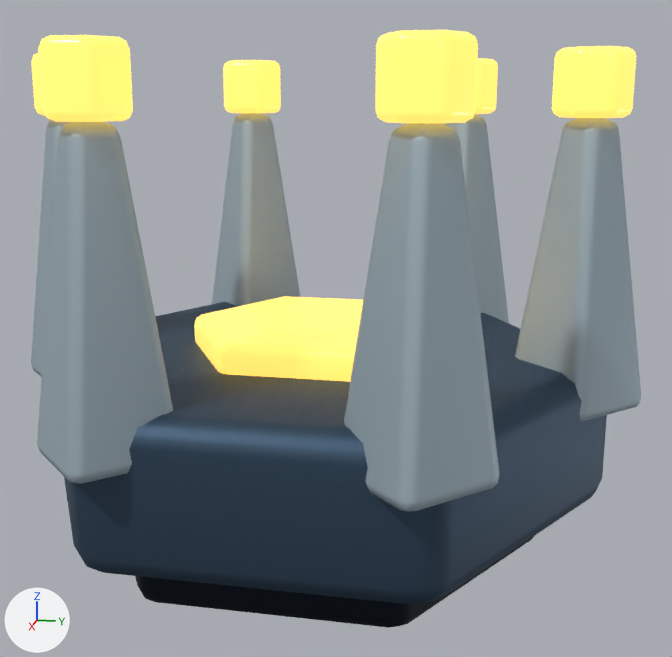
The Blender file art/bastion-3d/models/EnemyModules/enemy_role_elite.blend, before and after one commit.
One viewpoint serves both versions: a camera (50 mm lens) standing at (0.884, 0.196, 0.43) and looking at (0.003, 0.02, 0.21). The axes (+X, +Y, +Z) are drawn at lower left. The lights are the same throughout. The older version comes first.

The first picture shows 'Crown_fin', 'Crown_fin.001', 'Crown_fin.002', 'Crown_fin.003', 'Crown_fin.004', 'Crown_fin.005', 'Mounting_socket', 'Rank_core', 'Rank_crown', 'Rank_light.001', 'Rank_light.002', 'Rank_light.003' and 3 more.
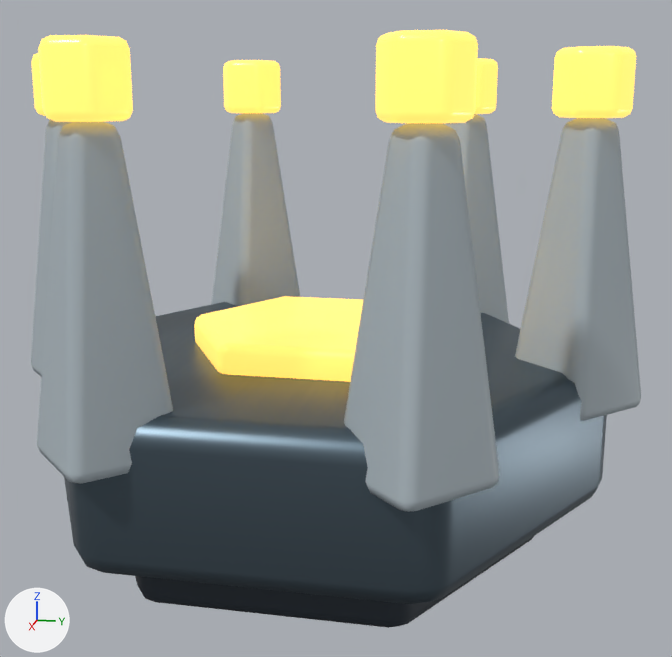
Where the change shows, as pixel boxes (x1, y1, x2, y2) in the pictures (672 x 657 px):
'Rank_crown', surface changed (lighter)
    both: (64, 302, 607, 604)
'Crown_fin.005', surface changed
    both: (212, 116, 298, 306)
'Mounting_socket', surface changed
    both: (136, 536, 534, 628)
'Crown_fin', surface changed
    both: (31, 120, 69, 377)

Patch to the scene script:
```diff
--- a/art/bastion-3d/models/EnemyModules/enemy_role_elite.blend.py
+++ b/art/bastion-3d/models/EnemyModules/enemy_role_elite.blend.py
@@ img_bastion_ceramic_roughness @@
+img_bastion_ceramic_roughness = load_image('Bastion_Ceramic_Roughness', '../../textures/Bastion_Ceramic_Roughness.png', 512, 512, 'Non-Color')
@@ img_bastion_gunmetal_roughness @@
+img_bastion_gunmetal_roughness = load_image('Bastion_Gunmetal_Roughness', '../../textures/Bastion_Gunmetal_Roughness.png', 512, 512, 'Non-Color')
@@ img_bastion_graphite_roughness @@
+img_bastion_graphite_roughness = load_image('Bastion_Graphite_Roughness', '../../textures/Bastion_Graphite_Roughness.png', 512, 512, 'Non-Color')
@@ mat_bastion_graphite @@
 n0 = _N.new('ShaderNodeBsdfPrincipled'); n0.name = 'Principled BSDF'
-n0.inputs[0].default_value = (0.0075, 0.0144, 0.0262, 1.0)  # 'Base Color', dark blue #15202d
-n0.inputs[1].default_value = 0.78  # 'Metallic'
+n0.inputs[0].default_value = (0.0222, 0.0331, 0.0467, 1.0)  # 'Base Color', dark blue #29333d
+n0.inputs[1].default_value = 0.16  # 'Metallic'
 n1 = _N.new('ShaderNodeOutputMaterial'); n1.name = 'Material Output'
-n2 = _N.new('ShaderNodeTexImage'); n2.name = 'Alloy_Roughness'
-n2.image = img_alloy_roughness
+n3 = _N.new('ShaderNodeTexImage'); n3.name = 'Bastion_Graphite_Roughness'
+n3.image = img_bastion_graphite_roughness
 _L.new(n0.outputs[0], n1.inputs[0])  # 'BSDF' to 'Surface'
-_L.new(n2.outputs[0], n0.inputs[2])  # 'Color' to 'Roughness'
+_L.new(n3.outputs[0], n0.inputs[2])  # 'Color' to 'Roughness'
@@ mat_bastion_gunmetal @@
 n0 = _N.new('ShaderNodeBsdfPrincipled'); n0.name = 'Principled BSDF'
-n0.inputs[0].default_value = (0.0513, 0.0931, 0.147, 1.0)  # 'Base Color', dark blue #40566b
-n0.inputs[1].default_value = 0.78  # 'Metallic'
+n0.inputs[0].default_value = (0.0999, 0.141, 0.175, 1.0)  # 'Base Color', greyish blue #596974
+n0.inputs[1].default_value = 0.82  # 'Metallic'
 n1 = _N.new('ShaderNodeOutputMaterial'); n1.name = 'Material Output'
-n2 = _N.new('ShaderNodeTexImage'); n2.name = 'Alloy_Roughness'
-n2.image = img_alloy_roughness
+n3 = _N.new('ShaderNodeTexImage'); n3.name = 'Bastion_Gunmetal_Roughness'
+n3.image = img_bastion_gunmetal_roughness
 _L.new(n0.outputs[0], n1.inputs[0])  # 'BSDF' to 'Surface'
-_L.new(n2.outputs[0], n0.inputs[2])  # 'Color' to 'Roughness'
+_L.new(n3.outputs[0], n0.inputs[2])  # 'Color' to 'Roughness'
@@ mat_bastion_ceramic @@
 n0 = _N.new('ShaderNodeBsdfPrincipled'); n0.name = 'Principled BSDF'
-n0.inputs[0].default_value = (0.402, 0.503, 0.565, 1.0)  # 'Base Color', light grey #aabcc6
-n0.inputs[1].default_value = 0.42  # 'Metallic'
+n0.inputs[0].default_value = (0.423, 0.491, 0.533, 1.0)  # 'Base Color', light grey #aebac1
 n1 = _N.new('ShaderNodeOutputMaterial'); n1.name = 'Material Output'
-n2 = _N.new('ShaderNodeTexImage'); n2.name = 'Alloy_Roughness'
-n2.image = img_alloy_roughness
+n3 = _N.new('ShaderNodeTexImage'); n3.name = 'Bastion_Ceramic_Roughness'
+n3.image = img_bastion_ceramic_roughness
 _L.new(n0.outputs[0], n1.inputs[0])  # 'BSDF' to 'Surface'
-_L.new(n2.outputs[0], n0.inputs[2])  # 'Color' to 'Roughness'
+_L.new(n3.outputs[0], n0.inputs[2])  # 'Color' to 'Roughness'
```
